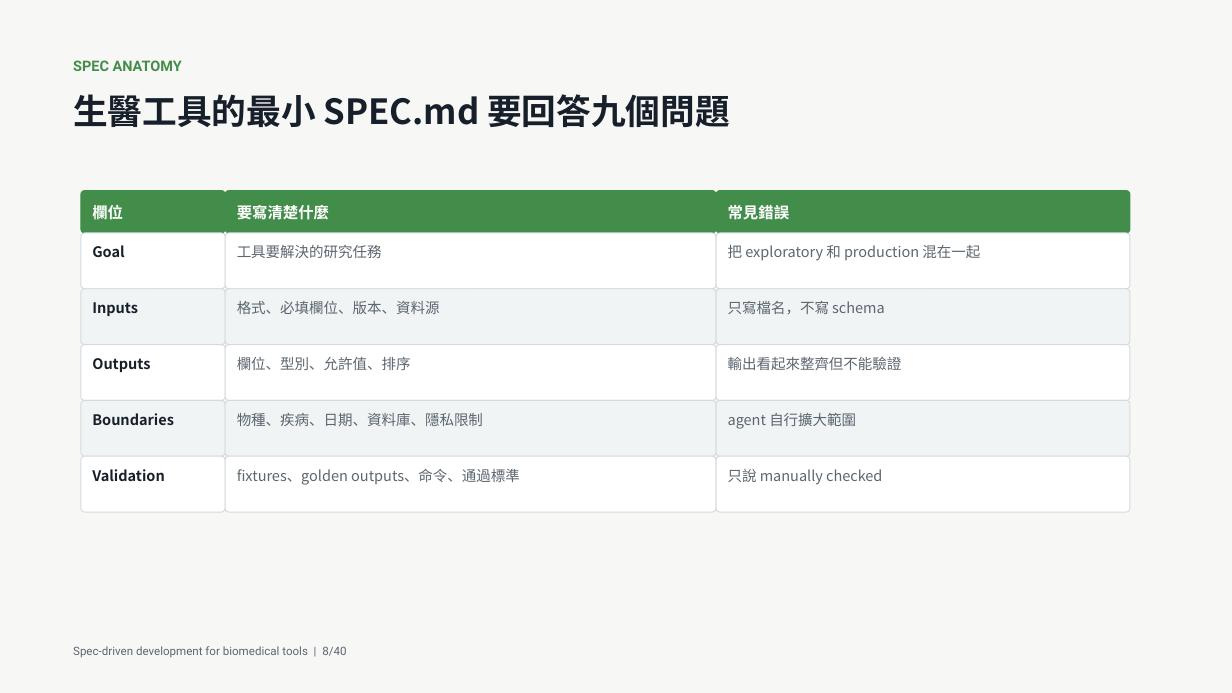
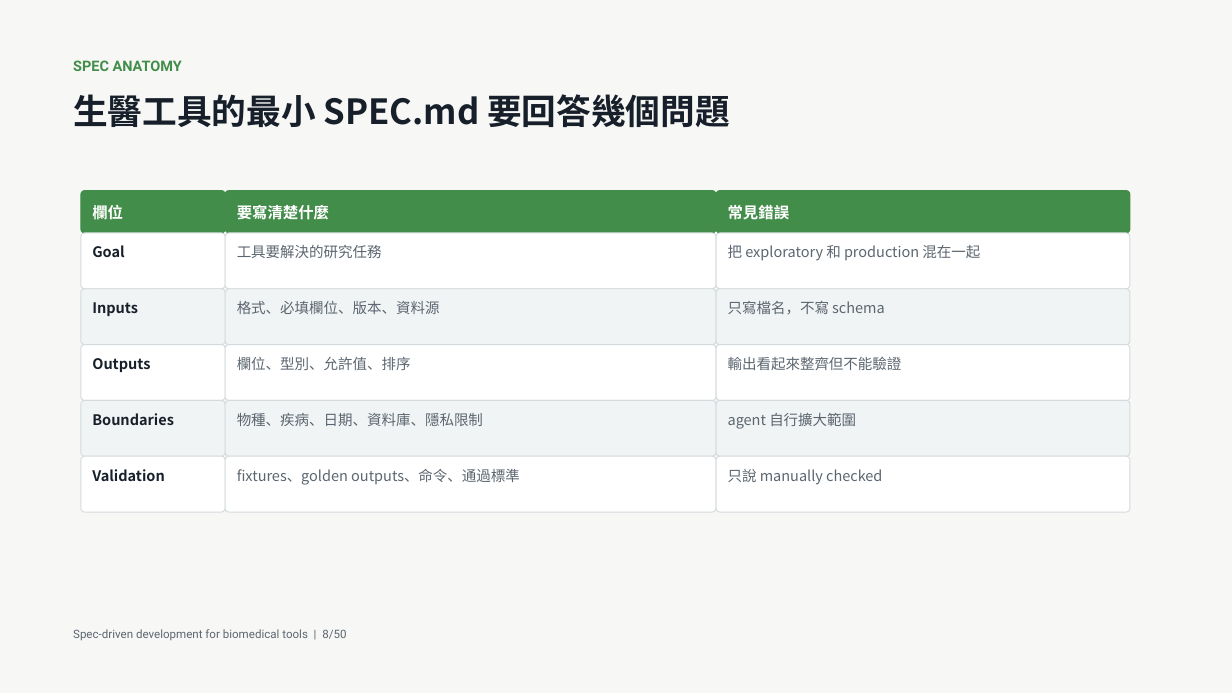
Before and after one commit to godkin1211/LLM_applications_on_BioMedicalData, a slide deck: slide 8 of slides/lesson-08-spec-driven-development-biomedical-tools.pptx. Drawn at 1232x693 pixels with LibreOffice and Linux fonts; fonts in the diff are those of the drawing. Boxes give left, top, right and bottom in pixels: in the first picture for what was removed or moved away, otherwise in the second. Text is boxed around its words. In the diff, an @@ line names an element or a change of style, - is before the commit and + after.

```diff
--- a/slides/lesson-08-spec-driven-development-biomedical-tools.pptx
+++ b/slides/lesson-08-spec-driven-development-biomedical-tools.pptx
@@ text at bbox=[73, 94, 730, 127]: text changed @@
-生醫工具的最小 SPEC.md 要回答九個問題
+生醫工具的最小 SPEC.md 要回答幾個問題
@@ text at bbox=[73, 629, 346, 641]: text changed @@
-Spec-driven development for biomedical tools | 8/40
+Spec-driven development for biomedical tools | 8/50
```
Also in this commit, not shown: 37 other slides changed, 12 slides added, 2 slides removed, 2 other files.
